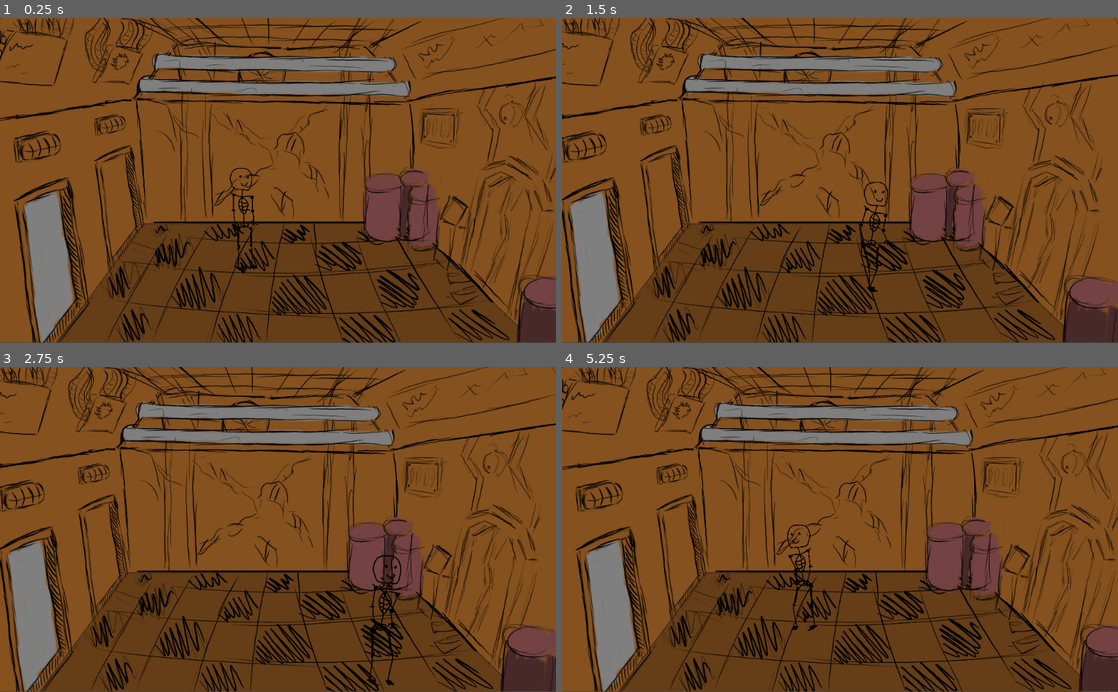
Above: before the commit, frames 1-4 (two rows, left to right).
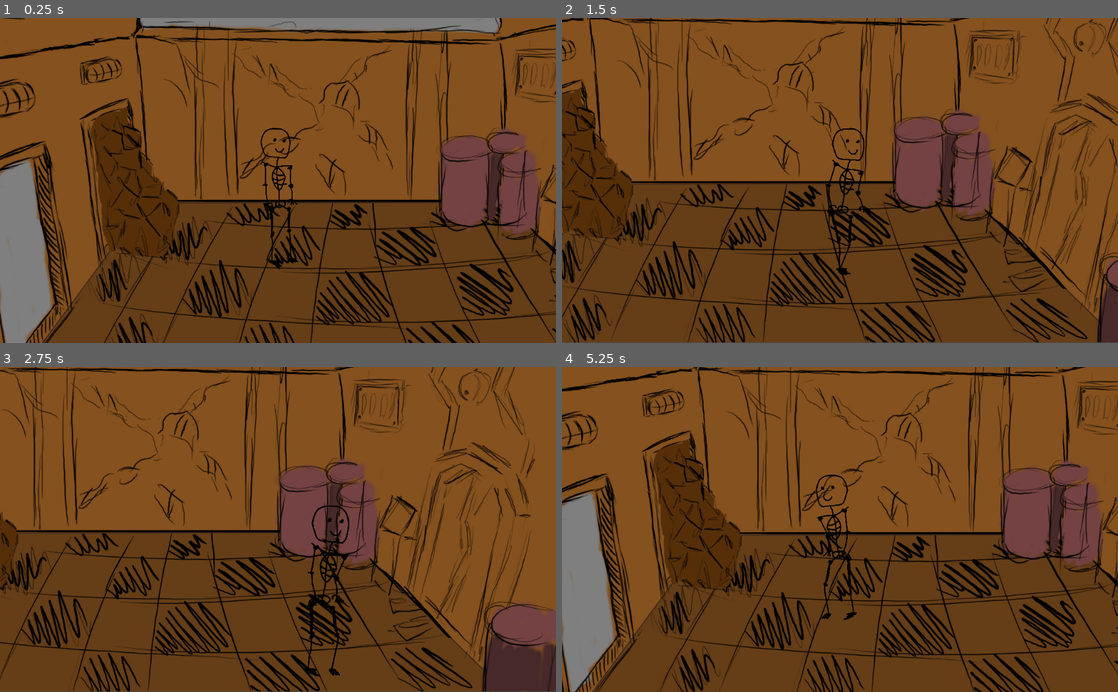
Above: after the commit, the same moments.

Repository: olejik-web/NotForgotten-Main
Game: Godot game, scene res://Room.tscn
The game is run twice, just before and just after one commit, with the same random seed, the same clock (stepped at 60 frames per second) and the same inputs.
Inputs:
- Up to frame 1 (0.25 s): no input
- Up to frame 2 (1.5 s): tap Enter at 0.5 s; hold Right (ui_right) 0.53-1.28 s; hold Down (ui_down) from 1.28 s (still down)
- Up to frame 3 (2.75 s): release Down (ui_down) at 2.03 s; hold Right (ui_right) from 2.03 s (still down)
- Up to frame 4 (5.25 s): release Right (ui_right) at 2.78 s; hold Up (ui_up) 2.78-3.53 s; hold Left (ui_left) 3.53-5.03 s; hold Down (ui_down) from 5.03 s (still down)

The runs differ from the first frame. In frame 1, 48% of the frame differs, in the area x 0-100%, y 0-100%; in frame 2, 45%; in frame 3, 43%; in frame 4, 49%.

Commit message:
Two locations together now And Zoom Camera

Diff:
--- a/Player.tscn
+++ b/Player.tscn
@@ -45,8 +45,8 @@
 script = ExtResource( 41 )
 
 [node name="CollisionShape2D" type="CollisionShape2D" parent="."]
-position = Vector2( 0.720276, -0.137451 )
-shape = SubResource( 3 )
+scale = Vector2( 0.1, 0.1 )
+shape = SubResource( 1 )
 __meta__ = {
 "_edit_lock_": true
 }
@@ -60,12 +60,10 @@
 }
 
 [node name="Camera2D" type="Camera2D" parent="."]
-position = Vector2( -44.1995, -744.458 )
+position = Vector2( -60.9, -922.524 )
 current = true
-limit_left = 0
+zoom = Vector2( 0.75, 0.75 )
+limit_left = -2000
 limit_top = -1000
 limit_right = 1054
 limit_bottom = 601
-__meta__ = {
-"_edit_lock_": true
-}
--- a/Room.tscn
+++ b/Room.tscn
@@ -1,8 +1,10 @@
-[gd_scene load_steps=4 format=2]
+[gd_scene load_steps=6 format=2]
 
 [ext_resource path="res://sprites/main_location/main_scene.jpg" type="Texture" id=1]
 [ext_resource path="res://scripts/seek.gd" type="Script" id=2]
 [ext_resource path="res://Player.tscn" type="PackedScene" id=3]
+[ext_resource path="res://sprites/main_location/location_1.jpg" type="Texture" id=4]
+[ext_resource path="res://sprites/main_location/stone.png" type="Texture" id=5]
 
 [node name="MainRoom" type="Node"]
 script = ExtResource( 2 )
@@ -26,9 +28,22 @@
 "_edit_lock_": true
 }
 
+[node name="location_2" type="Sprite" parent="Floor"]
+position = Vector2( -538.157, 300.326 )
+scale = Vector2( 0.555, 0.555 )
+texture = ExtResource( 4 )
+__meta__ = {
+"_edit_lock_": true
+}
+
 [node name="Collision" type="CollisionPolygon2D" parent="Floor"]
-polygon = PoolVector2Array( 75.7734, 598.907, 125.162, 538.839, 170.547, 542.844, 219.936, 462.753, 266.317, 400.034, 324.054, 404.021, 667.314, 406.101, 691.916, 425.63, 719.785, 432.891, 775.222, 425.399, 872.969, 515.872, 908.713, 504.134, 960.772, 554.857, 955.433, 598.907 )
+polygon = PoolVector2Array( -127.487, 599.8, -1036, 598, -1038, 581, -1034, 559, -1026, 547, -1000.05, 525.703, -535, 519, -505, 530, -464, 532, -266, 531, -202, 520, -152.47, 533.838, -126, 550, -106, 575, 129, 573, 162, 560, 177, 537, 220.151, 525.058, 250.355, 464.65, 309.781, 465.352, 324.054, 404.021, 667.314, 406.101, 691.916, 425.63, 719.785, 432.891, 767.53, 434.223, 858.967, 518.318, 870.98, 533.668, 919.035, 573.713, 938.841, 593.988 )
 one_way_collision_margin = 128.0
 __meta__ = {
 "_edit_lock_": true
 }
+
+[node name="stone" type="Sprite" parent="."]
+position = Vector2( 559.124, 300.517 )
+scale = Vector2( 0.5, 0.5 )
+texture = ExtResource( 5 )
Not shown: 1 places in Player.tscn that only renumber resources
Not shown, added: export_presets.cfg
Not shown, added: GameVersions/NotForgotten-Game-Version-0.00001-rar.rar
Not shown, added: GameVersions/NotForgotten-Game-Version-0.00001.exe
Not shown, added: GameVersions/NotForgotten-Game-Version-0.00001.pck
